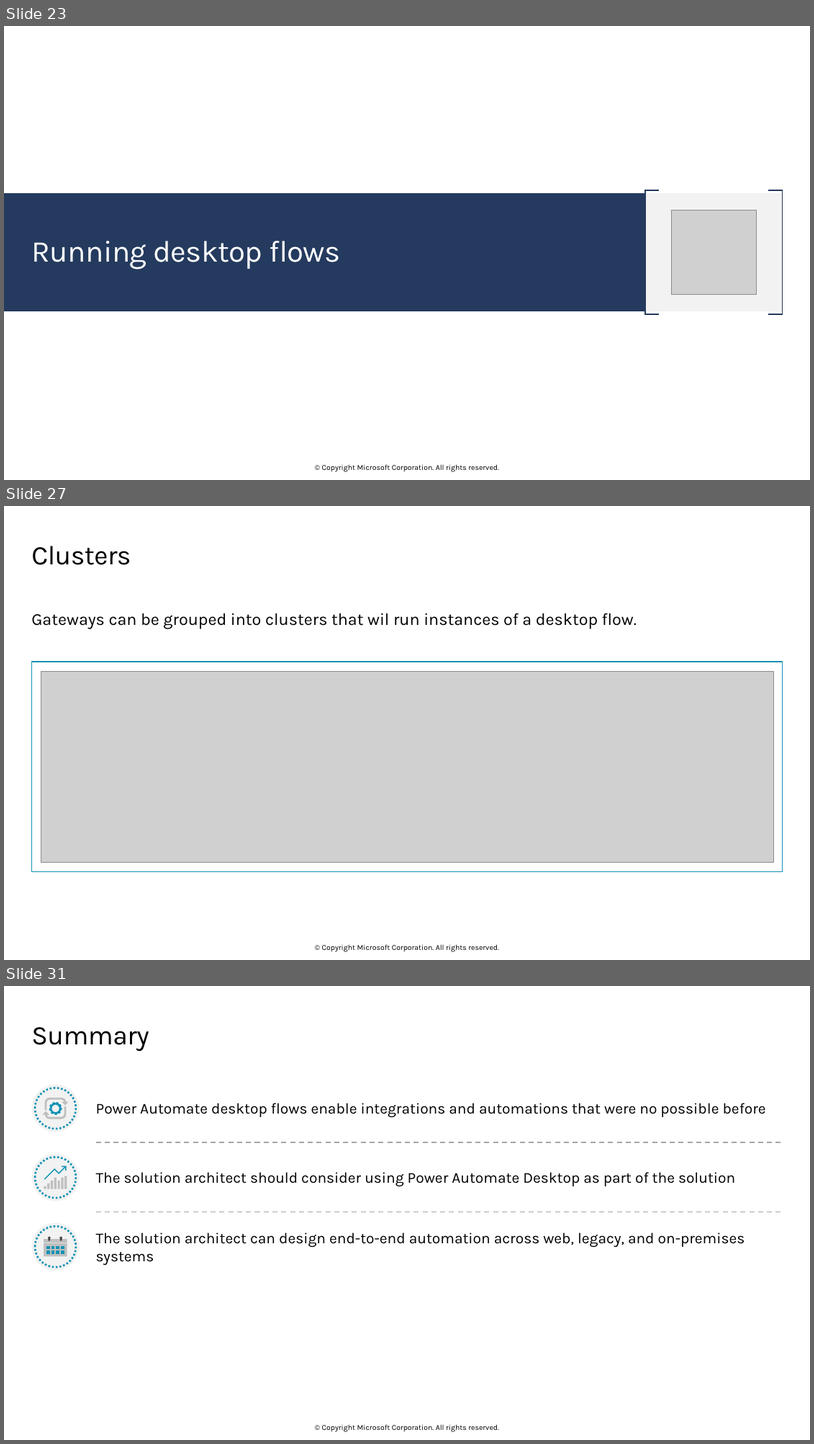
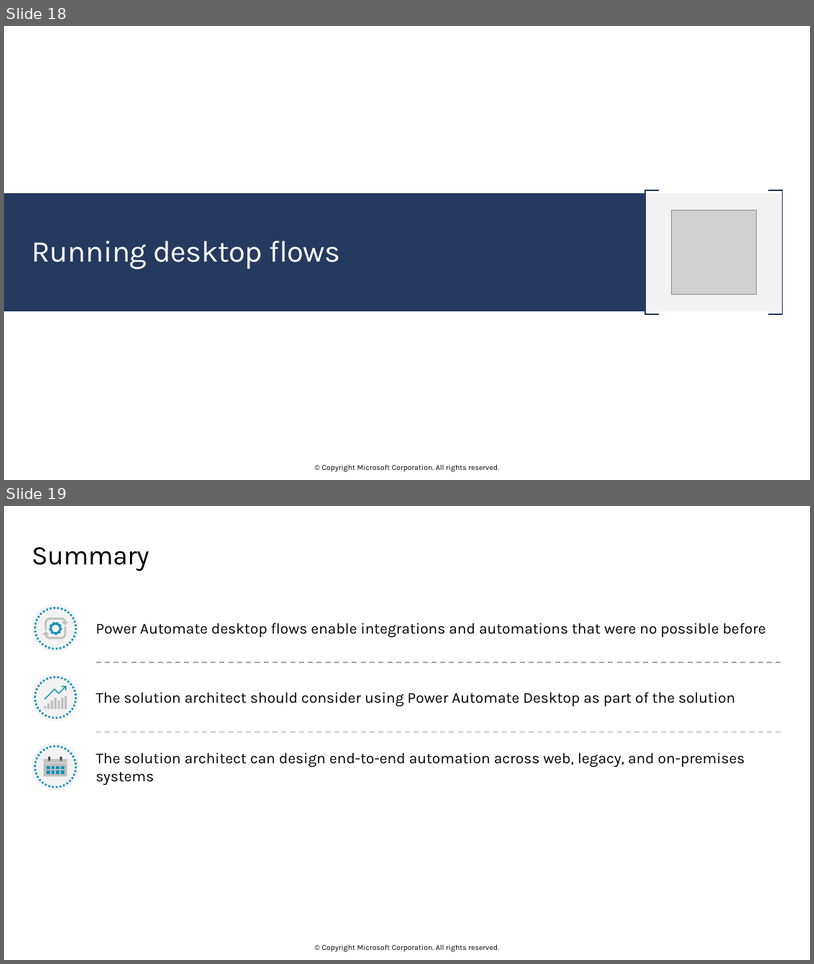
Before and after one commit to sumiticfai196/Batch-23-EY, a slide deck: M13 Robotic Process Automation.pptx. Shown one above the other, each under a label of ours: slides 23, 27 and 31 before the commit, slides 18 and 19 after it; the slides between them are not shown. The pictures are 814x1444 and 814x964 pixels, drawn with LibreOffice and Linux fonts; fonts in the diff are those of the drawing; grey boxes stand for pictures; background and template pictures are left out. Boxes give left, top, right and bottom in pixels: in the first picture for what was removed or moved away, otherwise in the second. Text is boxed around its words. In the diff, an @@ line names an element or a change of style, - is before the commit and + after.

```diff
--- a/M13 Robotic Process Automation.pptx
+++ b/M13 Robotic Process Automation.pptx
@@ slide 27 removed at box(4, 506, 810, 960), background #FFFFFF; not listed: 1 template element that a slide beside it also shows @@
@@ title removed at box(31, 546, 131, 565) @@
-Clusters
@@ text removed at box(31, 613, 637, 629) @@
-Gateways can be grouped into clusters that wil run instances of a desktop flow.
@@ rectangle removed at box(32, 662, 783, 872) @@
@@ picture removed at box(41, 671, 774, 862) @@
@@ what was slide 23 is now slide 18 @@
@@ what was slide 31 is now slide 19 @@
```
Also in this commit, not shown: 12 other slides removed, 2 other files.
